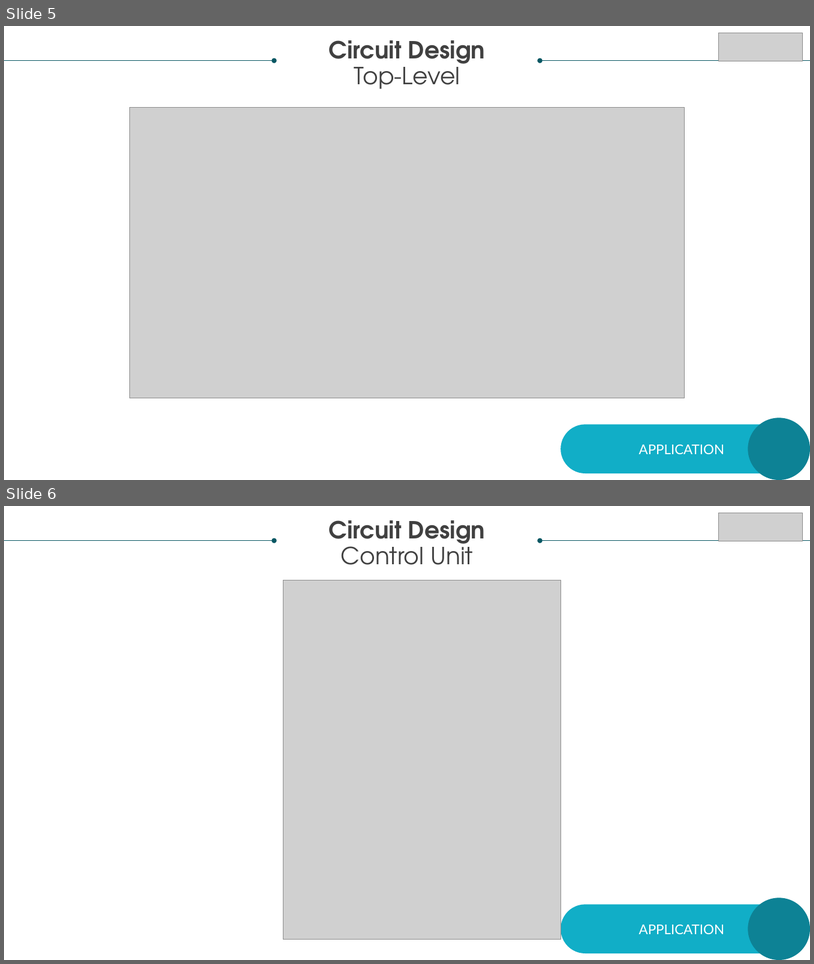
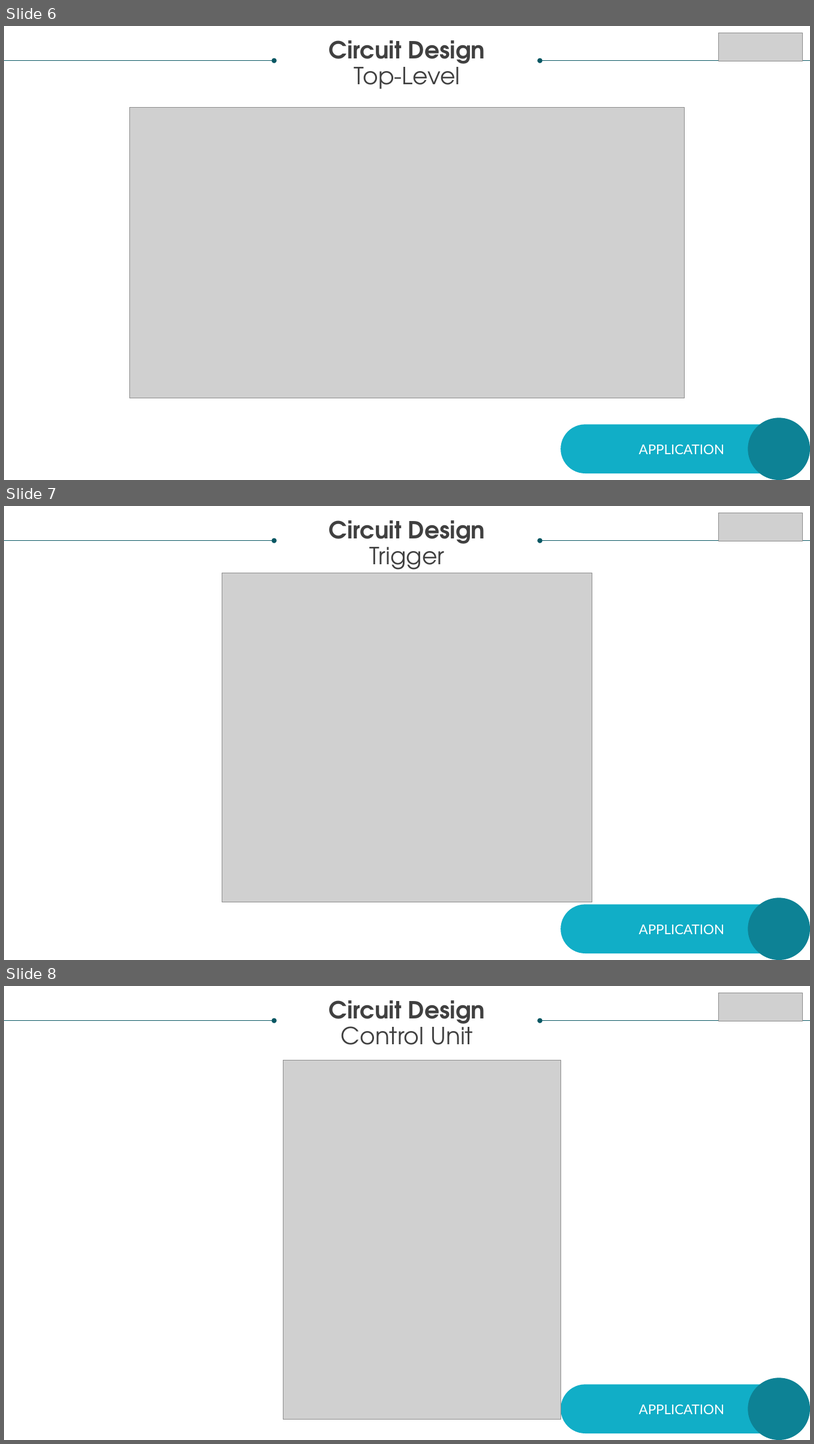
Before and after one commit to nlsy/VHDL, a slide deck: PITCH/VHDLPresentation.pptx. Shown one above the other, each under a label of ours: slides 5 and 6 before the commit, slides 6, 7 and 8 after it. The pictures are 814x964 and 814x1444 pixels, drawn with LibreOffice and Linux fonts; fonts in the diff are those of the drawing; grey boxes stand for pictures. Boxes give left, top, right and bottom in pixels: in the first picture for what was removed or moved away, otherwise in the second. Text is boxed around its words. In the diff, an @@ line names an element or a change of style, - is before the commit and + after.

```diff
--- a/PITCH/VHDLPresentation.pptx
+++ b/PITCH/VHDLPresentation.pptx
@@ slide 7 added at [4, 506, 810, 960], background #FFFFFF @@
@@ text added at [329, 520, 485, 575], 28 pt, text #404040, bold @@
+Circuit Design
+Trigger
@@ picture added at [719, 513, 803, 540] @@
@@ arrow added from (4, 540) to (275, 540), #085764 0.5 pt @@
@@ arrow added from (810, 540) to (540, 540), #085764 0.5 pt @@
@@ picture added at [222, 573, 592, 902] @@
@@ ellipse added at [749, 897, 810, 960], fill #0D8295 @@
@@ rounded rectangle added at [561, 904, 803, 953], fill #11AEC7, 16 pt, text #FFFFFF @@
+APPLICATION
@@ what was slide 5 is now slide 6 @@
@@ what was slide 6 is now slide 8 @@
```
Also in this commit, not shown: 3 other slides added.
